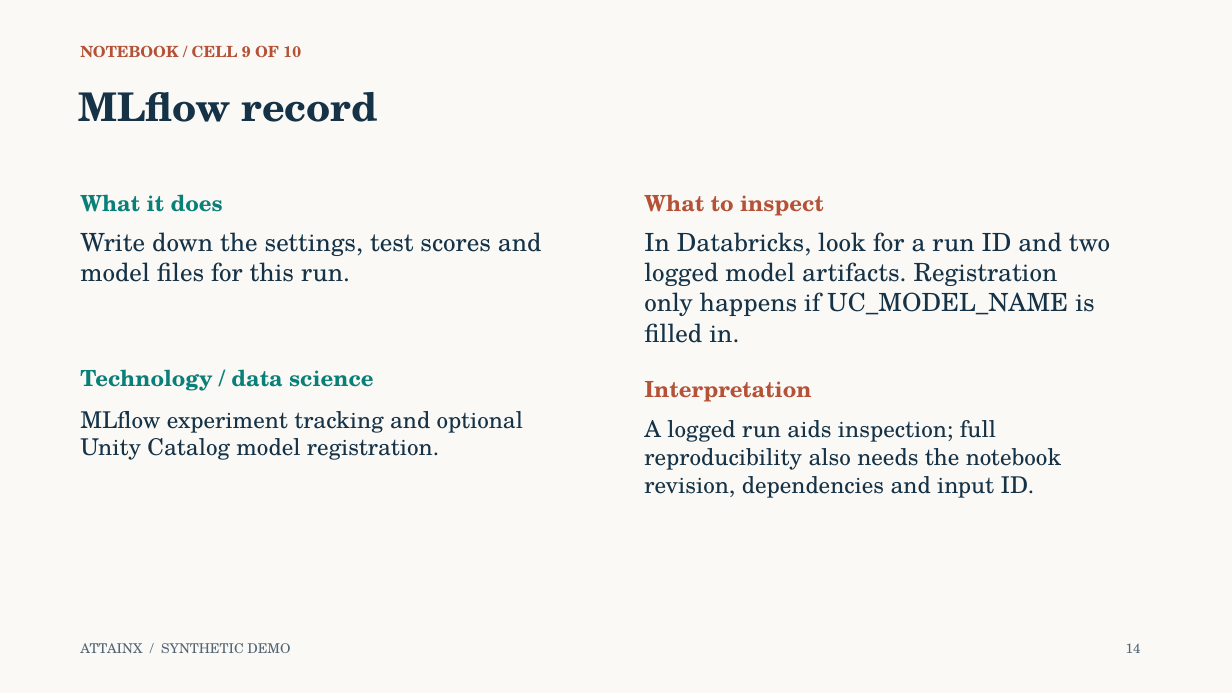
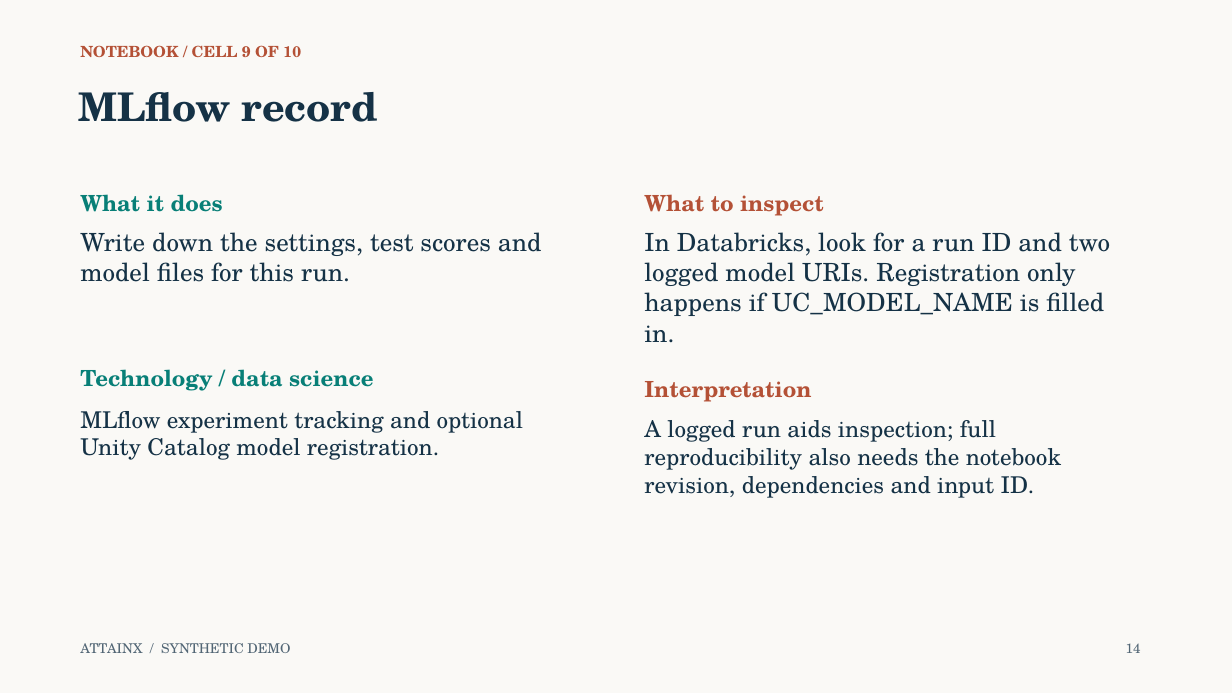
Before and after one commit to 0xpvtrickbateman/SPC-ML-Demo, a slide deck: slide 14 of docs/SPC_ML_Demo_Walkthrough_Ready.pptx. Drawn at 1232x693 pixels with LibreOffice and Linux fonts; fonts in the diff are those of the drawing. Boxes give left, top, right and bottom in pixels: in the first picture for what was removed or moved away, otherwise in the second. Text is boxed around its words. In the diff, an @@ line names an element or a change of style, - is before the commit and + after.

Commit message:
Correct MLflow registration and review queue recency

```diff
--- a/docs/SPC_ML_Demo_Walkthrough_Ready.pptx
+++ b/docs/SPC_ML_Demo_Walkthrough_Ready.pptx
@@ text at [644,232,1110,342]: text changed @@
-In Databricks, look for a run ID and two logged model artifacts. Registration only happens if UC_MODEL_NAME is filled in.
+In Databricks, look for a run ID and two logged model URIs. Registration only happens if UC_MODEL_NAME is filled in.
```
Also in this commit, not shown: 3 other slides changed, 7 other files.
